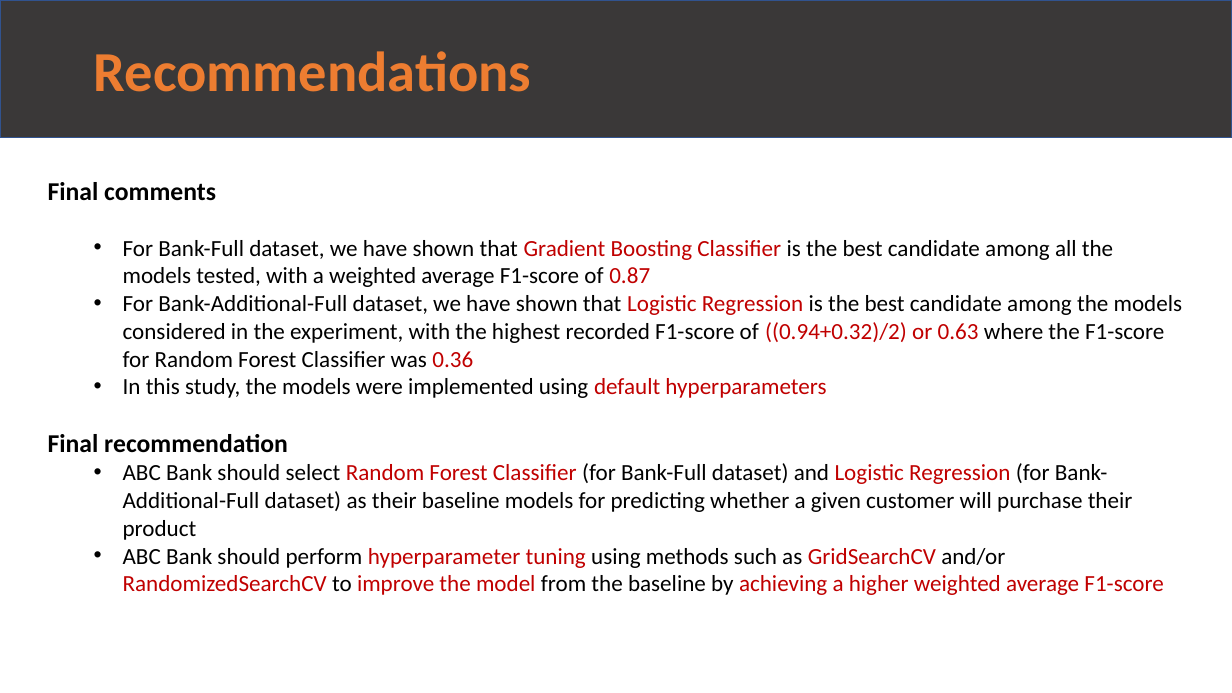
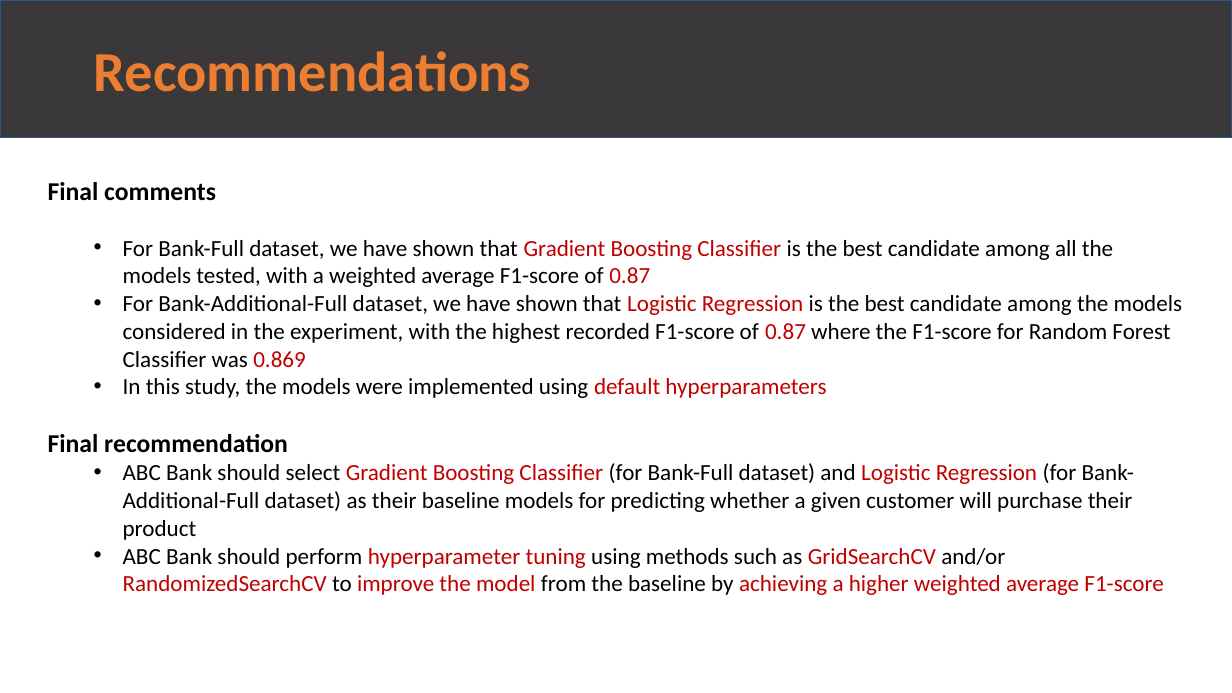
Before and after one commit to rirumel/data_science_bank_marketing_Campaign, a slide deck: slide 12 of presentation/week13_final_presentation.pptx. Drawn at 1232x693 pixels with LibreOffice and Linux fonts; fonts in the diff are those of the drawing. Boxes give left, top, right and bottom in pixels: in the first picture for what was removed or moved away, otherwise in the second. Text is boxed around its words. In the diff, an @@ line names an element or a change of style, - is before the commit and + after.

```diff
--- a/presentation/week13_final_presentation.pptx
+++ b/presentation/week13_final_presentation.pptx
@@ text at (123, 295, 1183, 367): text changed @@
-  • For Bank-Additional-Full dataset, we have shown that Logistic Regression is the best candidate among the models considered in the experiment, with the highest recorded F1-score of ((0.94+0.32)/2) or 0.63 where the F1-score for Random Forest Classifier was 0.36
+  • For Bank-Additional-Full dataset, we have shown that Logistic Regression is the best candidate among the models considered in the experiment, with the highest recorded F1-score of 0.87 where the F1-score for Random Forest Classifier was 0.869
@@ text at (123, 463, 1134, 540): text changed @@
-  • ABC Bank should select Random Forest Classifier (for Bank-Full dataset) and Logistic Regression (for Bank-Additional-Full dataset) as their baseline models for predicting whether a given customer will purchase their product
+  • ABC Bank should select Gradient Boosting Classifier (for Bank-Full dataset) and Logistic Regression (for Bank-Additional-Full dataset) as their baseline models for predicting whether a given customer will purchase their product
```
Also in this commit, not shown: 3 other slides changed, 1 other file.
